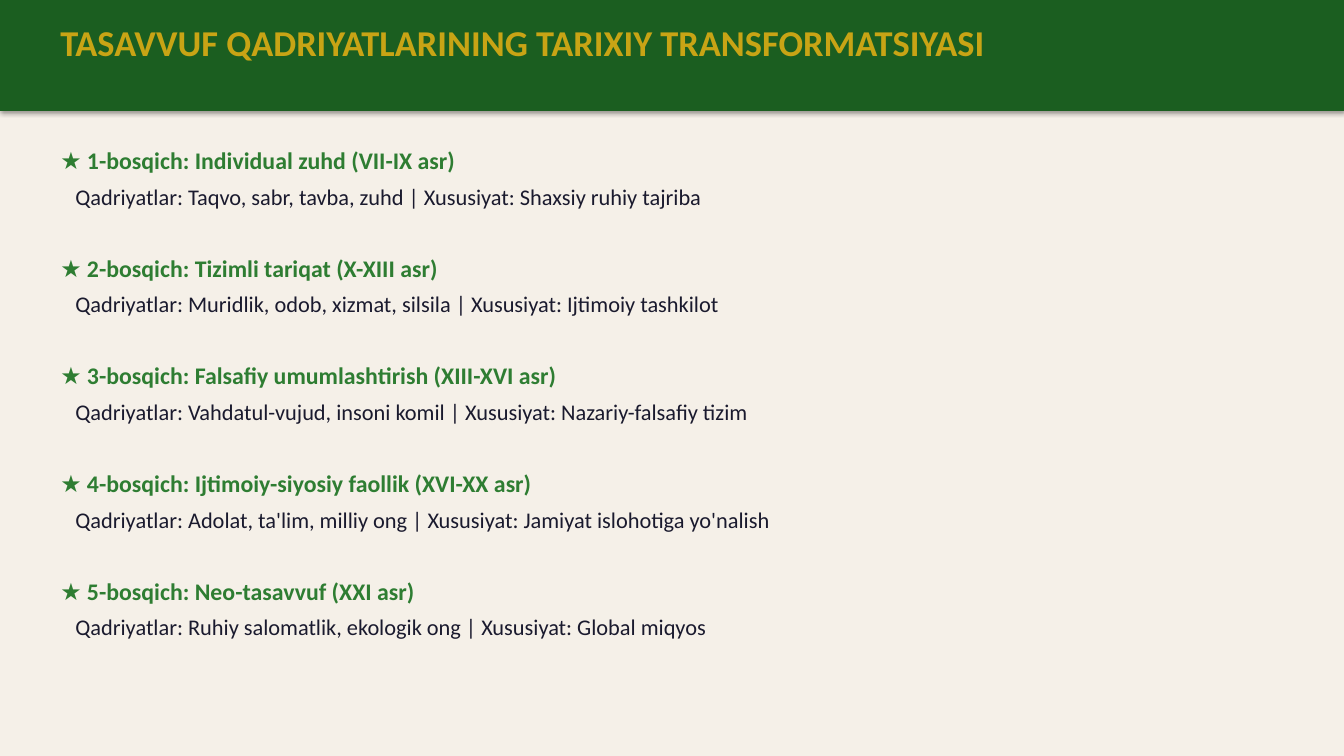
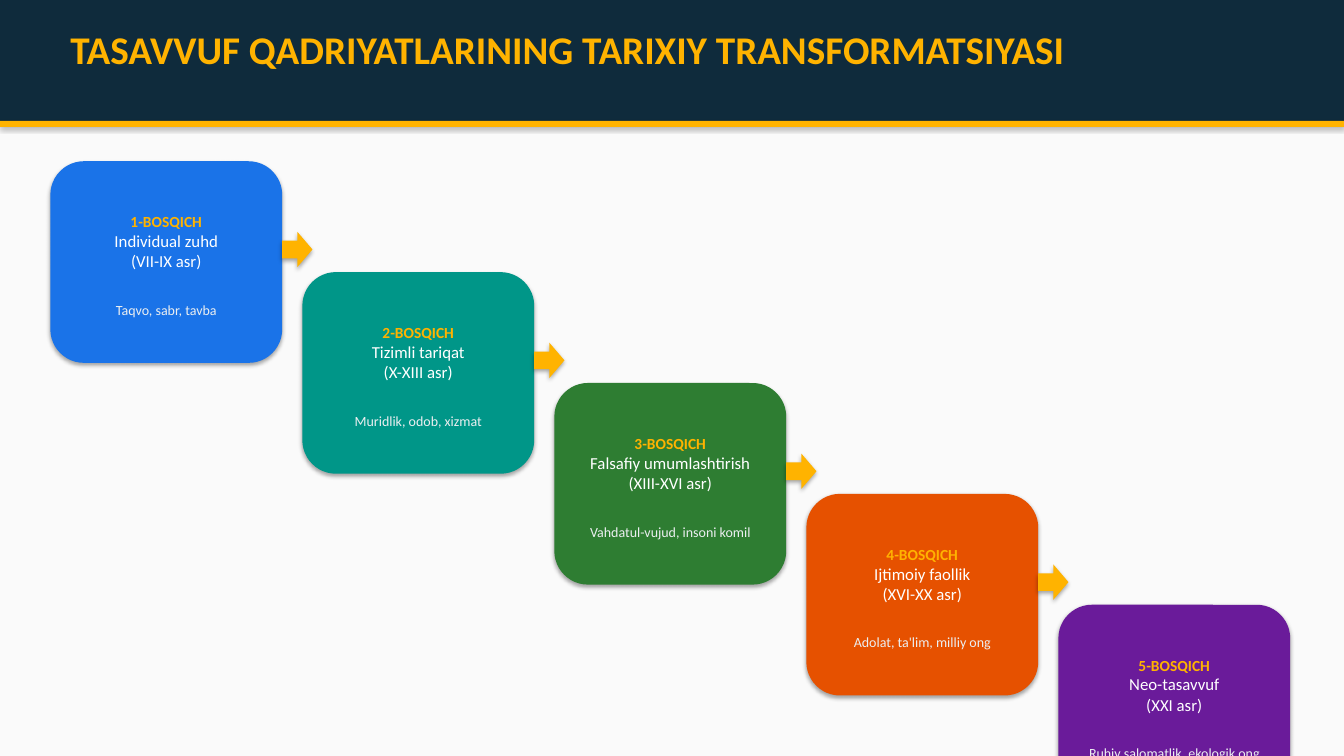
Before and after one commit to chinpolatovumidjon88-lab/BADIRYAR, a slide deck: slide 8 of Tasavvuf_Qadriyatlar_Taqdimot.pptx. Drawn at 1344x756 pixels with LibreOffice and Linux fonts; fonts in the diff are those of the drawing. Boxes give left, top, right and bottom in pixels: in the first picture for what was removed or moved away, otherwise in the second. Text is boxed around its words. In the diff, an @@ line names an element or a change of style, - is before the commit and + after.

Commit message:
Tasavvuf taqdimoti v2: grafiklar, sxemalar, diagrammalar bilan

```diff
--- a/Tasavvuf_Qadriyatlar_Taqdimot.pptx
+++ b/Tasavvuf_Qadriyatlar_Taqdimot.pptx
@@ background #F5F0E8 to #FAFAFA @@
@@ rectangle: place and size @@
-rectangle at box(0, 0, 1344, 111)
+rectangle at box(0, 0, 1344, 121)
@@ rectangle at box(0, 0, 1344, 121): fill #1B5E20 to #0F2B3C @@
@@ text "TASAVVUF QADRIYATLARINING TARIXIY TRANSFORMATSIYASI": place and size @@
-text "TASAVVUF QADRIYATLARINING TARIXIY TRANSFORMATSIYASI" at box(60, 32, 984, 61)
+text "TASAVVUF QADRIYATLARINING TARIXIY TRANSFORMATSIYASI" at box(70, 38, 1064, 69)
@@ text "TASAVVUF QADRIYATLARINING TARIXIY TRANSFORMATSIYASI" at box(70, 38, 1064, 69): size 26 to 28 pt, text colour #C8A415 to #FFB300 @@
@@ rectangle added at box(0, 121, 1344, 127), fill #FFB300 @@
@@ rounded rectangle added at box(50, 161, 282, 363), fill #1A73E8, 12 pt, text #FFFFFF @@
+1-BOSQICH
+Individual zuhd
+(VII-IX asr)
+Taqvo, sabr, tavba
@@ text removed at box(75, 151, 770, 639) @@
-★ 1-bosqich: Individual zuhd (VII-IX asr)
-Qadriyatlar: Taqvo, sabr, tavba, zuhd | Xususiyat: Shaxsiy ruhiy tajriba
-★ 2-bosqich: Tizimli tariqat (X-XIII asr)
-Qadriyatlar: Muridlik, odob, xizmat, silsila | Xususiyat: Ijtimoiy tashkilot
-★ 3-bosqich: Falsafiy umumlashtirish (XIII-XVI asr)
-Qadriyatlar: Vahdatul-vujud, insoni komil | Xususiyat: Nazariy-falsafiy tizim
-★ 4-bosqich: Ijtimoiy-siyosiy faollik (XVI-XX asr)
-Qadriyatlar: Adolat, ta'lim, milliy ong | Xususiyat: Jamiyat islohotiga yo'nalish
-★ 5-bosqich: Neo-tasavvuf (XXI asr)
-Qadriyatlar: Ruhiy salomatlik, ekologik ong | Xususiyat: Global miqyos
@@ right arrow added at box(282, 232, 313, 267), fill #FFB300 @@
@@ rounded rectangle added at box(302, 272, 534, 474), fill #009688, 12 pt, text #FFFFFF @@
+2-BOSQICH
+Tizimli tariqat
+(X-XIII asr)
+Muridlik, odob, xizmat
@@ right arrow added at box(534, 343, 565, 378), fill #FFB300 @@
@@ rounded rectangle added at box(555, 383, 786, 585), fill #2E7D32, 12 pt, text #FFFFFF @@
+3-BOSQICH
+Falsafiy umumlashtirish
+(XIII-XVI asr)
+Vahdatul-vujud, insoni komil
@@ right arrow added at box(786, 454, 817, 489), fill #FFB300 @@
@@ rounded rectangle added at box(807, 494, 1038, 696), fill #E65100, 12 pt, text #FFFFFF @@
+4-BOSQICH
+Ijtimoiy faollik
+(XVI-XX asr)
+Adolat, ta'lim, milliy ong
@@ right arrow added at box(1038, 565, 1069, 600), fill #FFB300 @@
@@ rounded rectangle added at box(1059, 605, 1291, 756), fill #6A1B9A, 10 pt, text #ECEFF1 @@
+5-BOSQICH
+Neo-tasavvuf
+(XXI asr)
+Ruhiy salomatlik, ekologik ong
```
Also in this commit, not shown: 13 other slides changed, 1 slide added, 1 slide removed.
